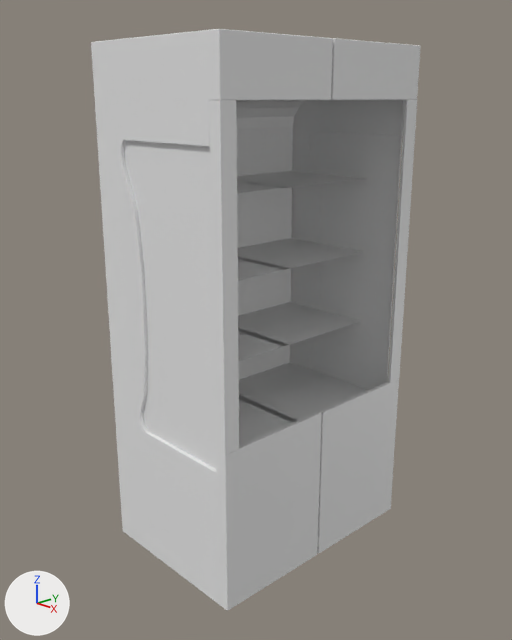
Before and after pictures for a commit that changed the Blender file blender-files/Experimental/coke_shelf.blend.
Rendered twice from a 50 mm lens placed at (2.01, -1.92, 2.61), pointed at (0.0, -0.02, 1.75). The lights are fixed; the arrows at lower left show +X, +Y and +Z.
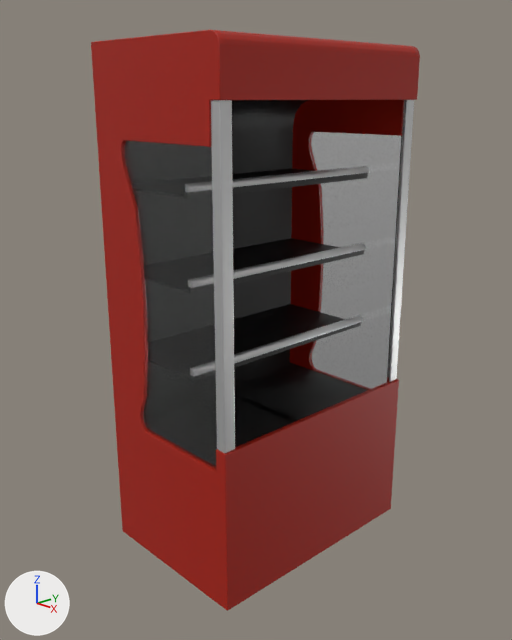
Location of each change, (x1, y1, x2, y2) in pixels of the pictures (512 x 640 px; the box of a moved part takes in the faces that stretch with it):
'Cube', reshaped, modifiers changed
    before: (91, 29, 420, 611)
    after: (91, 30, 420, 611)
'Cube.002', recoloured
    both: (124, 132, 402, 469)
'Cube.003', reshaped
    before: (236, 100, 368, 446)
    after: (232, 100, 368, 447)
'Cube.001', recoloured, mesh rescaled, moved
    before: (209, 100, 417, 455)
    after: (211, 100, 414, 453)
'Cube.004', added (black)
    after: (232, 168, 368, 367)
'Cube.005', added
    after: (232, 166, 370, 364)
part 1 of me_cube_001, built on
    before: (115, 29, 420, 611)
    after: (91, 30, 420, 611)
part 3 of me_cube_004, deleted
    before: (238, 238, 362, 280)
part 4 of me_cube_004, moved or reshaped
    before: (236, 100, 364, 193)
    after: (232, 100, 309, 174)
part 5 of me_cube_004, deleted
    before: (238, 302, 361, 361)
part 6 of me_cube_004, recoloured (grey to black)
    both: (237, 187, 368, 446)

What changed in the scene script:
```text
Add mat_material_003:
    mat_material_003 = bpy.data.materials.new('Material.003')
    mat_material_003.use_nodes = True; mat_material_003.node_tree.nodes.clear()
    _N = mat_material_003.node_tree.nodes; _L = mat_material_003.node_tree.links
    n0 = _N.new('ShaderNodeOutputMaterial'); n0.name = 'Material Output'
    n1 = _N.new('ShaderNodeBsdfGlass'); n1.name = 'Glass BSDF'
    n1.distribution = 'BECKMANN'
    n1.inputs[2].default_value = 1.45  # 'IOR'
    _L.new(n1.outputs[0], n0.inputs[0])  # 'BSDF' to 'Surface'
Change me_cube_001:
    remove me_cube_001.from_pydata(...)  # 167 vertices, 133 faces; spans x -0.35..0.35, y -0.5..0.0, z 0.8..2.8
    add me_cube_001.from_pydata(...)  # 10160 vertices, 10166 faces; spans x -0.35..0.35, y -0.5..0.5, z 0.8..2.8
    me_cube_001 part 1: 10 vertices moved within x -0.35..0.35, y -0.5..0.0, z 1.36; 4 vertices removed from x 0.35, y -0.5..0.0, z 2.8; 9885 vertices added at x -0.35..0.35, y -0.5..0.5, z 0.8..2.8
    add me_cube_001.materials.append(mat_material_004)  # red #a91900
Change me_cube_002:
    where me_cube_002.from_pydata(...)  # 24 vertices, 14 faces; spans x 0.299..0.35, y -0.5..-0.436, z -0.357..0.804
    me_cube_002 part 2: the whole mesh is scaled about its middle by (0.861, 0.765, 1), then moved by (-0.005, -0.002, 1.792)
    add me_cube_002.materials.append(mat_material_002)  # light grey #dcdcdc
Change me_cube_003:
    where me_cube_003.from_pydata(...)  # 28 vertices, 13 faces; spans x -0.194..0.299, y -0.486, z 1.355..2.468
    add me_cube_003.materials.append(mat_material_003)
Change me_cube_004:
    remove me_cube_004.from_pydata(...)  # 33 vertices, 13 faces; spans x -0.29..0.34, y -0.472..0.016, z 1.355..2.604
    add me_cube_004.from_pydata(...)  # 35 vertices, 15 faces; spans x -0.29..0.34, y -0.472..0.016, z 1.355..2.604
    me_cube_004 part 3: the loose piece of 4 vertices spanning x -0.287..0.15, y -0.472..0.016, z 1.98 is deleted
    me_cube_004 part 4: 9 vertices moved from x -0.29..-0.168, y -0.472..0.016, z 2.485..2.604 to x -0.29..-0.158, y -0.472..0.016, z 2.475..2.604; 3 vertices removed from x -0.252..0.149, y -0.472..0.016, z 2.292..2.569; 11 vertices added at x -0.284..-0.203, y -0.472..0.016, z 2.52..2.597
    me_cube_004 part 5: 2 vertices removed from x 0.15..0.151, y -0.472..0.016, z 1.667
    me_cube_004 part 6: 8 faces spanning x -0.29..0.34, y -0.472..0.016, z 1.355..2.604 switch from no material to mat_material_001 (black #101010)
Change ob_cube:
    remove _m = ob_cube.modifiers.new('Mirror', 'MIRROR')
    remove _m.use_axis = (False, True, False)
    remove _m = ob_cube.modifiers.new('Solidify', 'SOLIDIFY')
    remove _m.thickness = 0.02
    remove _m = ob_cube.modifiers.new('Bevel', 'BEVEL')
    remove _m.width = 0.002
    remove _m.width_pct = 0.002
    remove _m.limit_method = 'NONE'
    remove _m.use_clamp_overlap = False
Change ob_cube_001:
    ob_cube_001.location: (0.0, 0.0, 1.799) -> (0.0, 0.0, 0.0)
Add ob_cube_005:
    ob_cube_005 = bpy.data.objects.new('Cube.005', me_cube_006)  # 20 vertices, 11 faces; spans x 0.135..0.159, y -0.472..0.472, z 2.314..2.341; in mat_material_002 (light grey #dcdcdc); modifiers ARRAY, BEVEL
    ob_cube_005.location = (0.0, 0.0, 0.0)
Add ob_cube_004:
    ob_cube_004 = bpy.data.objects.new('Cube.004', me_cube_005)  # 20 vertices, 16 faces; spans x -0.286..0.159, y -0.472..0.472, z 2.292..2.315; in mat_material_001 (black #101010); modifiers ARRAY, BEVEL
    ob_cube_004.location = (0.0, 0.0, 0.0)
```
